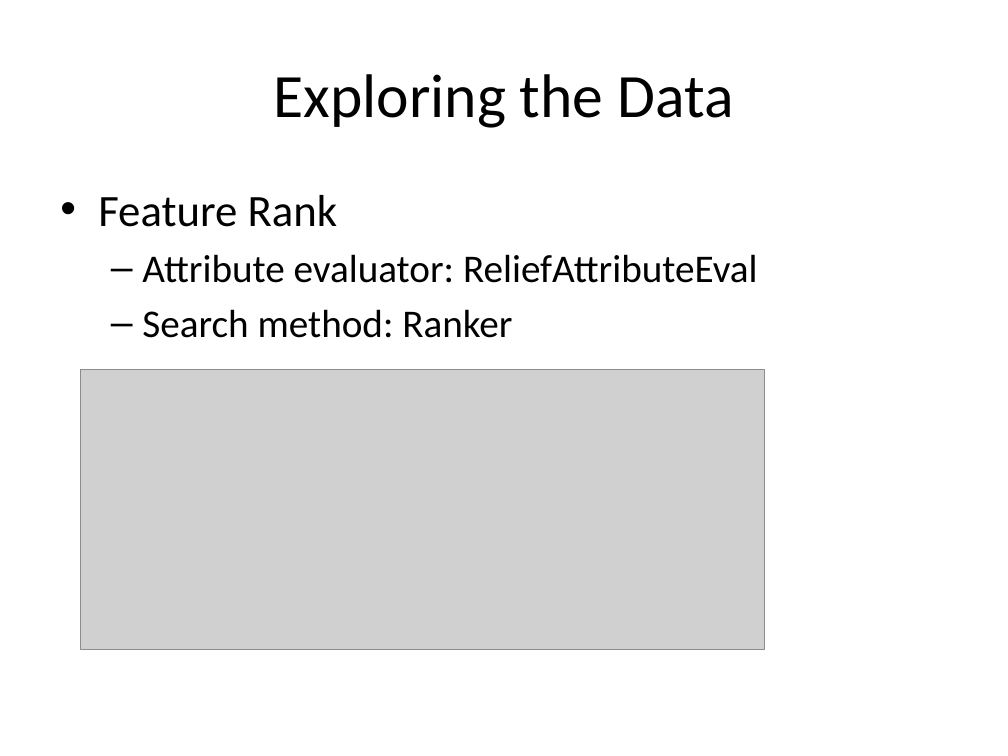
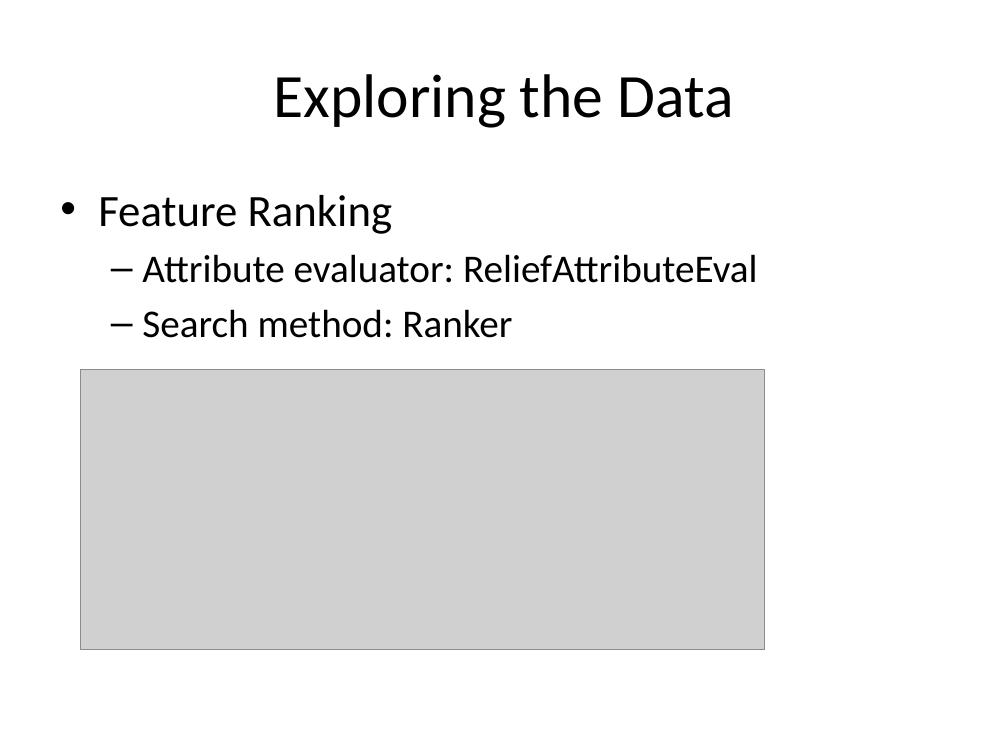
Before and after one commit to hxwang/revenue-prediction, a slide deck: slide 10 of doc/presentation/revenue-prediction.pptx. Drawn at 1008x756 pixels with LibreOffice and Linux fonts; fonts in the diff are those of the drawing; grey boxes stand for pictures. Boxes give left, top, right and bottom in pixels: in the first picture for what was removed or moved away, otherwise in the second. Text is boxed around its words. In the diff, an @@ line names an element or a change of style, - is before the commit and + after.

```diff
--- a/doc/presentation/revenue-prediction.pptx
+++ b/doc/presentation/revenue-prediction.pptx
@@ text at [98,195,392,234]: text changed @@
-• Feature Rank
+• Feature Ranking
```
Also in this commit, not shown: 2 other slides changed, 1 slide added, 1 slide removed, 1 other file.
